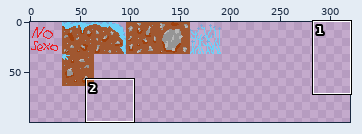
A sprite sheet gets an edit: Up Unwell/sprites/Tilesetbasic_spr/4378e4c5-f0f6-46a4-8396-6d14f2b74e54.png. Above, an overview of the earlier version with the close-up marked.
Close-up. The starting point:
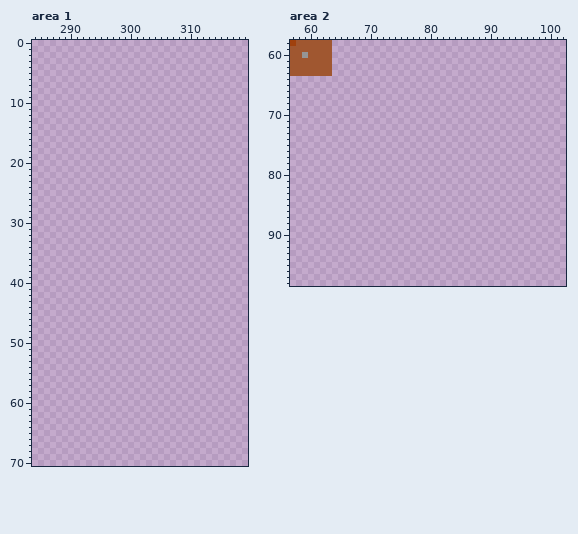
The file is 320x320 pixels. Shown: area 1: x 284..319, y 0..70; area 2: x 57..102, y 58..98. The wide view leaves out empty margins. The commit also changed other parts of the picture, which this record leaves out.
Once edited:
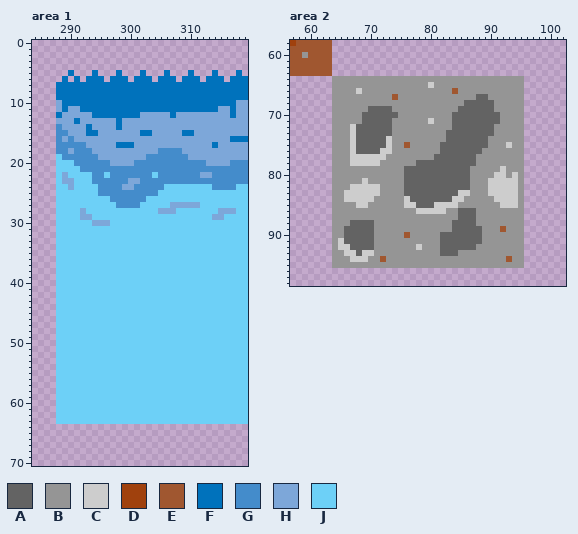
Palette (. is transparent): A #636363  B #959595  C #cdcdcd  D #a0410d  E #a05730  F #0072bc  G #448ccb  H #7da7d9  J #6dd0f7
Changes in this commit:
Changed rows in their new state; - is an unchanged pixel.
Area 1:
first column x 288:
 5 --F---F---F---F---F---F---F---F-
 6 -F-F-FFF-FFF-FFF-FFF-FFF-FFF-FFF
 7 FFFFFFFFFFFFFFFFFFFFFFFFFFFFFFFF
 8 FFFFFFFFFFFFFFFFFFFFFFFFFFFFFFFF
 9 FFFFFFFFFFFFFFFFFFFFFFFFFFFFFFFF
10 HFFFFFFFFFFFFFFFFFFFFFFFFFFFFFHH
11 HFHHFFFFFFFFFFFFFFFFFFFFFFFHHFHH
12 FHHHHHFFFFFFFFHHHHHFHHHHHHHHHFHH
13 HHHFHHHHHHFHHHHHHHHHHHHHHHHHHHHH
14 GHHHHFHHHHFHHHHHHHHHHHHHHHHHHHHH
15 GGHHHFFHHHHHHHFFHHHHHFFHHHHHHHHH
16 GHGHHHHHHHHHHHHHHHHHHHHHHHHHHFFF
17 GGGGGHHHHHFFFHHHHHHHHHHHHHFHHHHH
18 GGHGGGHHHHHHHHHHHGGGGHHHHHHHHHHH
19 JGGGGGGHHHHHHHHGGGGGGGHHHHHHHHHH
20 JJJGGGGGGHHHHGGGGGGGGGGGGHHHHGGG
21 JJJJGGGGGGGGGGGGGGGGGGGGGGGGGGGG
22 JHJJJJGGJGGGGGGGJGGGGGGGHHGGGGGG
23 JHHJJJGGGGGGHHGGGGGGGGGGGGGGGGGG
24 JJHJJJJGGGGHHGGGGGJJJJJJJJGGGGJJ
25 JJJJJJJGGGGGGGGGGJJJJJJJJJJJJJJJ
26 JJJJJJJJJGGGGGGJJJJJJJJJJJJJJJJJ
27 JJJJJJJJJJGGGGJJJJJHHHHHJJJJJJJJ
28 JJJJHJJJJJJJJJJJJHHHJJJJJJJHHHJJ
29 JJJJHHJJJJJJJJJJJJJJJJJJJJHHJJJJ
30 JJJJJJHHHJJJJJJJJJJJJJJJJJJJJJJJ
31 JJJJJJJJJJJJJJJJJJJJJJJJJJJJJJJJ
32 JJJJJJJJJJJJJJJJJJJJJJJJJJJJJJJJ
33 JJJJJJJJJJJJJJJJJJJJJJJJJJJJJJJJ
34 JJJJJJJJJJJJJJJJJJJJJJJJJJJJJJJJ
35 JJJJJJJJJJJJJJJJJJJJJJJJJJJJJJJJ
36 JJJJJJJJJJJJJJJJJJJJJJJJJJJJJJJJ
37 JJJJJJJJJJJJJJJJJJJJJJJJJJJJJJJJ
38 JJJJJJJJJJJJJJJJJJJJJJJJJJJJJJJJ
39 JJJJJJJJJJJJJJJJJJJJJJJJJJJJJJJJ
40 JJJJJJJJJJJJJJJJJJJJJJJJJJJJJJJJ
41 JJJJJJJJJJJJJJJJJJJJJJJJJJJJJJJJ
42 JJJJJJJJJJJJJJJJJJJJJJJJJJJJJJJJ
43 JJJJJJJJJJJJJJJJJJJJJJJJJJJJJJJJ
44 JJJJJJJJJJJJJJJJJJJJJJJJJJJJJJJJ
45 JJJJJJJJJJJJJJJJJJJJJJJJJJJJJJJJ
46 JJJJJJJJJJJJJJJJJJJJJJJJJJJJJJJJ
47 JJJJJJJJJJJJJJJJJJJJJJJJJJJJJJJJ
48 JJJJJJJJJJJJJJJJJJJJJJJJJJJJJJJJ
49 JJJJJJJJJJJJJJJJJJJJJJJJJJJJJJJJ
50 JJJJJJJJJJJJJJJJJJJJJJJJJJJJJJJJ
51 JJJJJJJJJJJJJJJJJJJJJJJJJJJJJJJJ
52 JJJJJJJJJJJJJJJJJJJJJJJJJJJJJJJJ
53 JJJJJJJJJJJJJJJJJJJJJJJJJJJJJJJJ
54 JJJJJJJJJJJJJJJJJJJJJJJJJJJJJJJJ
55 JJJJJJJJJJJJJJJJJJJJJJJJJJJJJJJJ
56 JJJJJJJJJJJJJJJJJJJJJJJJJJJJJJJJ
57 JJJJJJJJJJJJJJJJJJJJJJJJJJJJJJJJ
58 JJJJJJJJJJJJJJJJJJJJJJJJJJJJJJJJ
59 JJJJJJJJJJJJJJJJJJJJJJJJJJJJJJJJ
60 JJJJJJJJJJJJJJJJJJJJJJJJJJJJJJJJ
61 JJJJJJJJJJJJJJJJJJJJJJJJJJJJJJJJ
62 JJJJJJJJJJJJJJJJJJJJJJJJJJJJJJJJ
63 JJJJJJJJJJJJJJJJJJJJJJJJJJJJJJJJ
Area 2:
first column x 64:
64 BBBBBBBBBBBBBBBBBBBBBBBBBBBBBBBB
65 BBBBBBBBBBBBBBBBCBBBBBBBBBBBBBBB
66 BBBBCBBBBBBBBBBBBBBBEBBBBBBBBBBB
67 BBBBBBBBBBEBBBBBBBBBBBBBAABBBBBB
68 BBBBBBBBBBBBBBBBBBBBBBAAAAABBBBB
69 BBBBBBAAAABBBBBBBBBBBAAAAAABBBBB
70 BBBBBAAAAAABBBBBBBBBAAAAAAAABBBB
71 BBBBBAAAAABBBBBBCBBBAAAAAAAABBBB
72 BBBCAAAAAABBBBBBBBBBAAAAAAABBBBB
73 BBBCAAAAAABBBBBBBBBAAAAAAAABBBBB
74 BBBCAAAAACBBBBBBBBBAAAAAAABBBBBB
75 BBBCAAAAACBBEBBBBBAAAAAAAABBBCBB
76 BBBCAAAACCBBBBBBBBAAAAAAABBBBBBB
77 BBBCCCCCCBBBBBBBBAAAAAAABBBBBBBB
78 BBBCCCCCBBBBBBAAAAAAAAAABBBBBBBB
79 BBBBBBBBBBBBAAAAAAAAAAABBBBBCBBB
80 BBBBBBBBBBBBAAAAAAAAAAABBBBCCBCB
81 BBBBBCBBBBBBAAAAAAAAAAABBBCCCCCB
82 BBBCCCCCBBBBAAAAAAAAAAABBBCCCCCB
83 BBCCCCCCBBBBAAAAAAAAACCBBBCCCCCB
84 BBCCCCCBBBBBCAAAAAAACCBBBBBCCCCB
85 BBBBCCBBBBBBCCAAACCCCBBBBBBBCCCB
86 BBBBBBBBBBBBBBCCCCCBBAAABBBBBBBB
87 BBBBBBBBBBBBBBBBBBBBBAAABBBBBBBB
88 BBBAAAABBBBBBBBBBBBBAAAABBBBBBBB
89 BBAAAAABBBBBBBBBBBBBAAAAABBBEBBB
90 BBAAAAABBBBBEBBBBBAAAAAAABBBBBBB
91 BCAAAAABBBBBBBBBBBAAAAAAABBBBBBB
92 BCCAAAABBBBBBBCBBBAAAAAABBBBBBBB
93 BBCCACCBBBBBBBBBBBAAABBBBBBBBBBB
94 BBBCCCBBEBBBBBBBBBBBBBBBBBBBBEBB
95 BBBBBBBBBBBBBBBBBBBBBBBBBBBBBBBB
Where, in picture pixels (left, top, right, bottom), the same in both close-ups:
added: (56, 70, 248, 424)
added: (332, 76, 524, 268)
